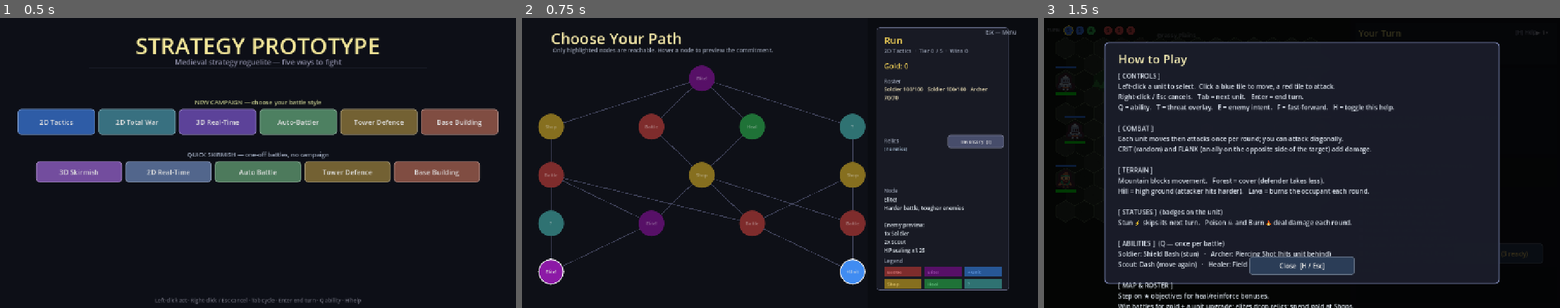
Above: before the commit, frames 1-3 (left to right).
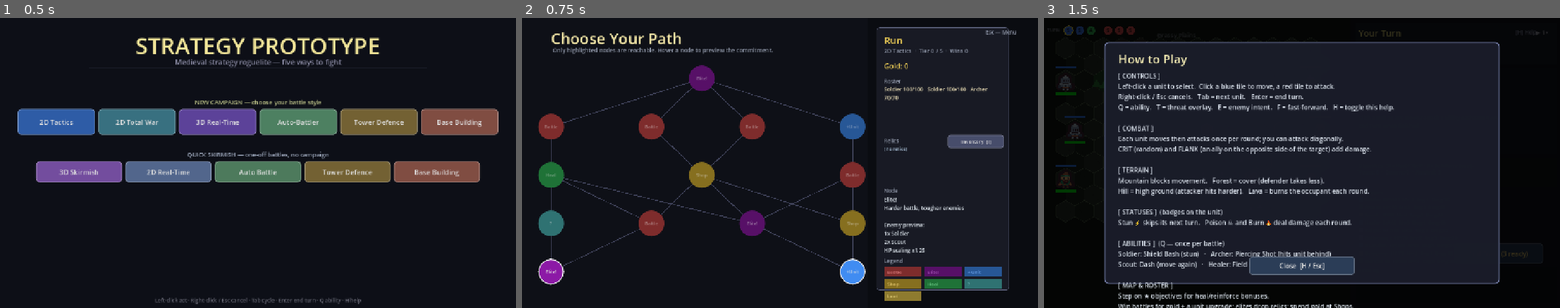
Above: after the commit, the same moments.

Repository: kabuumu/strategy-prototype
Game: Godot game, scene res://src/title/title.tscn
Two runs of this game, one before a commit and one after it. Both use one fixed random seed, a clock stepped at 60 frames per second and the inputs below.
Inputs:
- Up to frame 1 (0.5 s): no input
- Up to frame 2 (0.75 s): click "2D Tactics" at 0.5 s
- Up to frame 3 (1.5 s): click "Elite!" at 1.25 s

Frame 1 is identical in both runs. In frame 2, 3.0% of the frame differs, in the area x 3-78%, y 32-98%; in frame 3, nothing differs.

Commit message:
Map: treasure ("Loot") nodes — a free relic
New treasure node type (~1/13 of mid-tier nodes) grants a random relic on
arrival (or +80 gold if you already own them all), so relic acquisition isn't
gated solely behind shop gold. Colour/label/desc added to the map legend.

Co-Authored-By: Claude Opus 4.8 <noreply@anthropic.com>

Diff:
--- a/src/game_manager.gd
+++ b/src/game_manager.gd
@@ -536,7 +536,7 @@
 		return "elite_battle"
 	# Tier 0 is overwritten by _starting_node_types after generation; the value
 	# returned here is just a placeholder.
-	var roll := rng.randi() % 12
+	var roll := rng.randi() % 13
 	if roll < 4:
 		return "battle"
 	elif roll < 6:
@@ -547,6 +547,8 @@
 		return "shop"
 	elif roll < 11:
 		return "event"
+	elif roll < 12:
+		return "treasure"
 	else:
 		return "heal"
 
--- a/src/level_select/level_select.gd
+++ b/src/level_select/level_select.gd
@@ -17,7 +17,8 @@
 	"gain_unit":    Color(0.25, 0.55, 0.95),
 	"shop":         Color(0.85, 0.70, 0.20),
 	"heal":         Color(0.20, 0.72, 0.35),
-	"event":        Color(0.30, 0.72, 0.72)
+	"event":        Color(0.30, 0.72, 0.72),
+	"treasure":     Color(0.90, 0.78, 0.30)
 }
 const TYPE_LABELS: Dictionary = {
 	"battle":       "Battle",
@@ -25,7 +26,8 @@
 	"gain_unit":    "+Unit",
 	"shop":         "Shop",
 	"heal":         "Heal",
-	"event":        "?"
+	"event":        "?",
+	"treasure":     "Loot"
 }
 const TYPE_DESC: Dictionary = {
 	"battle":       "Standard battle",
@@ -33,7 +35,8 @@
 	"gain_unit":    "Choose a new unit",
 	"shop":         "Spend gold on heals and units",
 	"heal":         "Heal all units to full",
-	"event":        "A random encounter — a choice to make"
+	"event":        "A random encounter — a choice to make",
+	"treasure":     "A free relic (or gold, if you own them all)"
 }
 
 # ---------------------------------------------------------------------------
@@ -567,6 +570,15 @@
 			_show_toast("Party fully healed!", Color(0.20, 0.72, 0.35))
 		"event":
 			_show_event_popup()
+		"treasure":
+			var rid := GameManager.grant_random_relic()
+			Sfx.play("gold")
+			if rid != "":
+				_show_toast("Treasure! Found %s" % String(GameManager.RELICS[rid]["name"]), Color(0.95, 0.82, 0.30))
+			else:
+				GameManager.add_gold(80)
+				_show_toast("Treasure! +80 gold", Color(0.95, 0.82, 0.30))
+			_refresh()
 		_:
 			_refresh()
 
